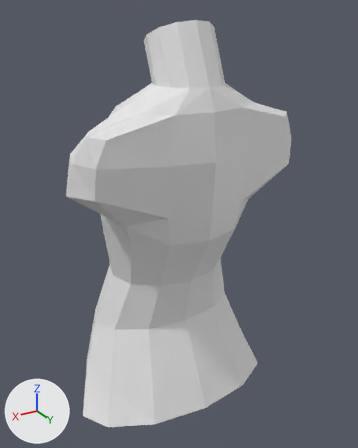
What one commit did to the Blender file catwoman.blend.
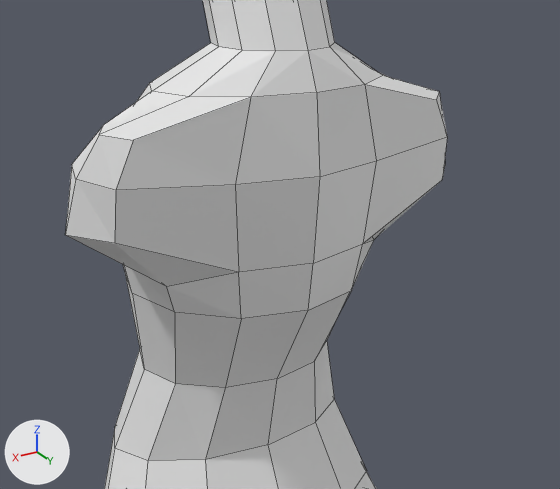
There are two pictures of each version: one whole from a 50 mm camera at (0.983, 1.705, 4.371) aimed at (-0.035, 0.008, 3.523), one close up on the part from 8% to 100% of the width and 13% to 77% of the height. Every picture has the same lights, and +X, +Y and +Z are marked at lower left. The close-ups show mesh edges as thin lines. The same objects are shown in both versions, whatever each file hides.

Script lines for the objects in view, before the commit:
```python
me_cylinder = bpy.data.meshes.new('Cylinder')
me_cylinder.from_pydata(...)  # 78 vertices, 62 faces; spans x 0.0..0.5, y -0.33..0.32, z 2.67..4.34
# before: 1 (0.0, 0.3, 4.05) at pixel (316, 92), 3 (0.14, 0.28, 4.05) at pixel (250, 97), 5 (0.24, 0.21, 4.05) at pixel (188, 96), 7 (0.28, 0.12, 4.05) at pixel (151, 91), 18 (0.0, 0.32, 3.88) at pixel (319, 176)
# before: 19 (0.18, 0.28, 3.88) at pixel (235, 184), 33 (0.31, -0.12, 3.88), 38 (0.18, -0.22, 3.88), 43 (0.0, -0.26, 3.88), 62 (0.0, 0.31, 3.68) at pixel (313, 263)
# before: 63 (0.16, 0.27, 3.68) at pixel (238, 272), 64 (0.29, 0.16, 3.64) at pixel (166, 286), 65 (0.33, 0.01, 3.68), 70 (0.38, 0.24, 3.99) at pixel (133, 140), 72 (0.42, 0.25, 3.9) at pixel (115, 190)
# before: 75 (0.43, 0.24, 3.79) at pixel (114, 243), 76 (0.5, 0.16, 3.8) at pixel (65, 235), 77 (0.46, 0.06, 3.8) at pixel (67, 216)
ob_cylinder = bpy.data.objects.new('Cylinder', me_cylinder)
ob_cylinder.location = (0.0, 0.0, 0.0)
_m = ob_cylinder.modifiers.new('Mirror', 'MIRROR')
```
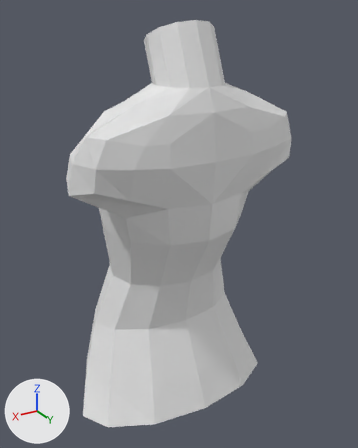
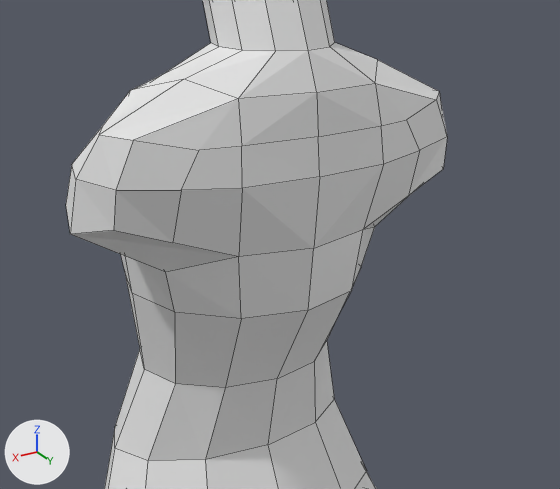
Changed parts and their boxes [x1, y1, x2, y2] in the close-ups (560 x 489 px):
'Cylinder', reshaped
    before: [65, 0, 447, 489]
    after: [66, 0, 447, 489]
part 1 of me_cylinder, built on
    before: [65, 43, 446, 310]
    after: [66, 43, 446, 310]

What changed in the scene script:
```text
Change me_cylinder:
    where me_cylinder.from_pydata(...)  # 78 vertices, 62 faces; spans x 0.0..0.5, y -0.33..0.32, z 2.67..4.34
    used by ob_cylinder; location = (0.0, 0.0, 0.0)
    verts and faces of me_cylinder; kept vertices keep their numbers, new ones are numbered from 78
    me_cylinder part 1
    add delete_vertices([19])  # with the faces that use them
    add delete_faces([(63, 75, 76, 64)])
    add for i in [64, 75, 77]: verts[i] += (0.0, 0.0, 0.03)
    add verts[3] = (0.17, 0.28, 4.05)  # moved, pixel (238, 98)
    add verts[5] = (0.24, 0.19, 4.08)  # moved, pixel (183, 79)
    add verts[7] = (0.31, 0.09, 4.05)  # moved, pixel (130, 90)
    add verts[33] = (0.31, -0.05, 3.88)  # moved
    add verts[38] = (0.18, -0.16, 3.88)  # moved
    add verts[43] = (0.0, -0.2, 3.88)  # moved
    add verts[62] = (0.0, 0.31, 3.72)  # moved, pixel (313, 248)
    add verts[63] = (0.16, 0.27, 3.72)  # moved, pixel (238, 256)
    add verts[65] = (0.33, 0.01, 3.75)  # moved
    add verts[76] = (0.49, 0.16, 3.8)  # moved, pixel (70, 234)
    add verts[78] = (0.18, 0.31, 3.88)  # pixel (242, 188)
    add verts[79] = (0.0, 0.31, 3.96)  # pixel (318, 136)
    add verts[80] = (0.3, 0.28, 3.89)  # pixel (181, 190)
    add verts[81] = (0.17, 0.3, 3.96)  # pixel (241, 146)
    add verts[82] = (0.31, 0.25, 3.77)  # pixel (172, 242)
    add verts[83] = (0.26, 0.28, 3.96)  # pixel (199, 150)
    add faces += [(18, 79, 81, 78), (63, 78, 80, 82), (18, 78, 63, 62), (63, 82, 75, 76, 64), (78, 81, 83, 80), (70, 72, 80, 83)]
    add faces += [(3, 70, 83, 81), (1, 3, 81, 79), (72, 75, 82, 80)]
```
